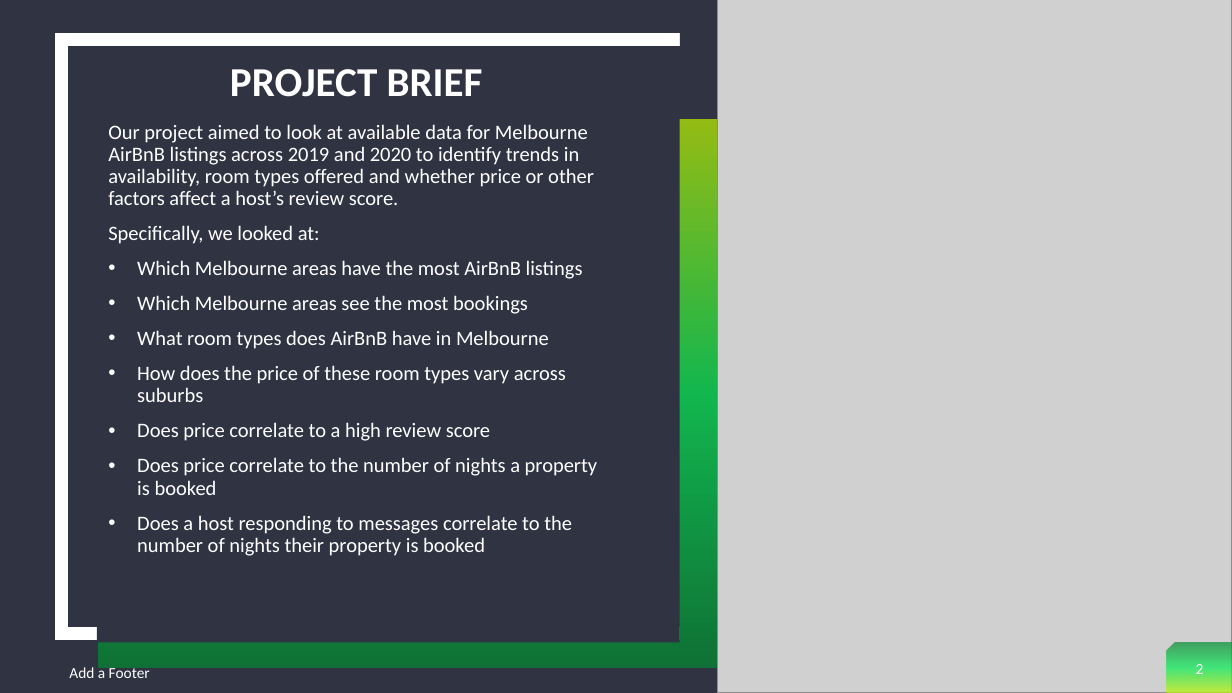
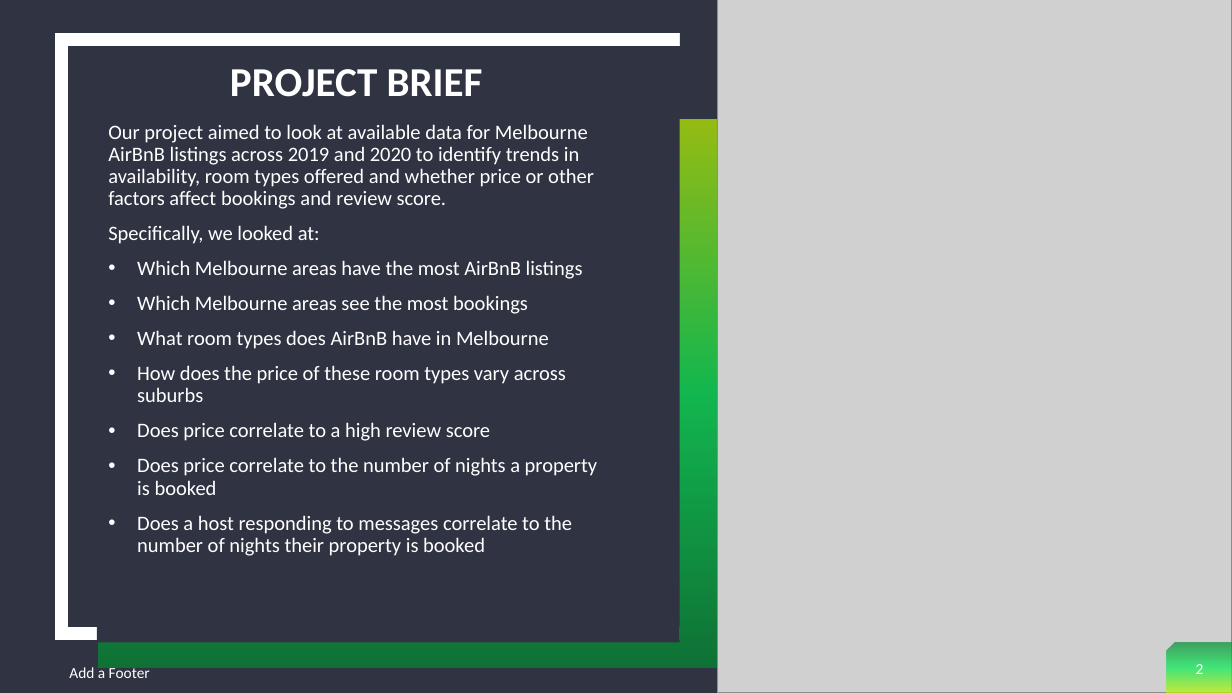
Before and after one commit to cjdance/Project_1, a slide deck: slide 2 of AirBnb Project - Sherin, Neena and Cody.pptx. Drawn at 1232x693 pixels with LibreOffice and Linux fonts; fonts in the diff are those of the drawing; grey boxes stand for pictures. Boxes give left, top, right and bottom in pixels: in the first picture for what was removed or moved away, otherwise in the second. Text is boxed around its words. In the diff, an @@ line names an element or a change of style, - is before the commit and + after.

```diff
--- a/AirBnb Project - Sherin, Neena and Cody.pptx
+++ b/AirBnb Project - Sherin, Neena and Cody.pptx
@@ text at bbox=[108, 124, 594, 209]: text changed @@
-Our project aimed to look at available data for Melbourne AirBnB listings across 2019 and 2020 to identify trends in availability, room types offered and whether price or other factors affect a host’s review score.
+Our project aimed to look at available data for Melbourne AirBnB listings across 2019 and 2020 to identify trends in availability, room types offered and whether price or other factors affect bookings and review score.
```
Also in this commit, not shown: 1 other file.
